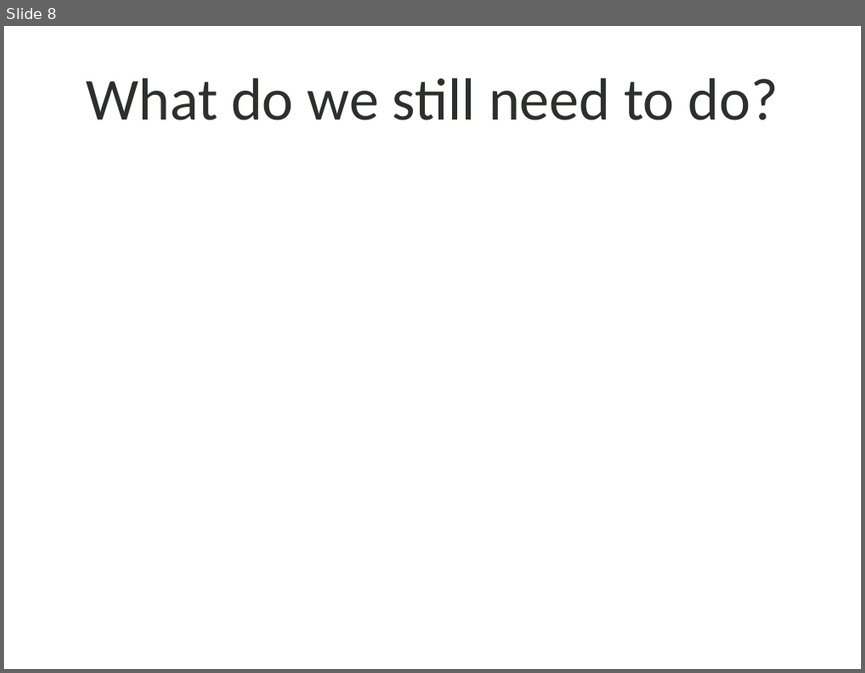
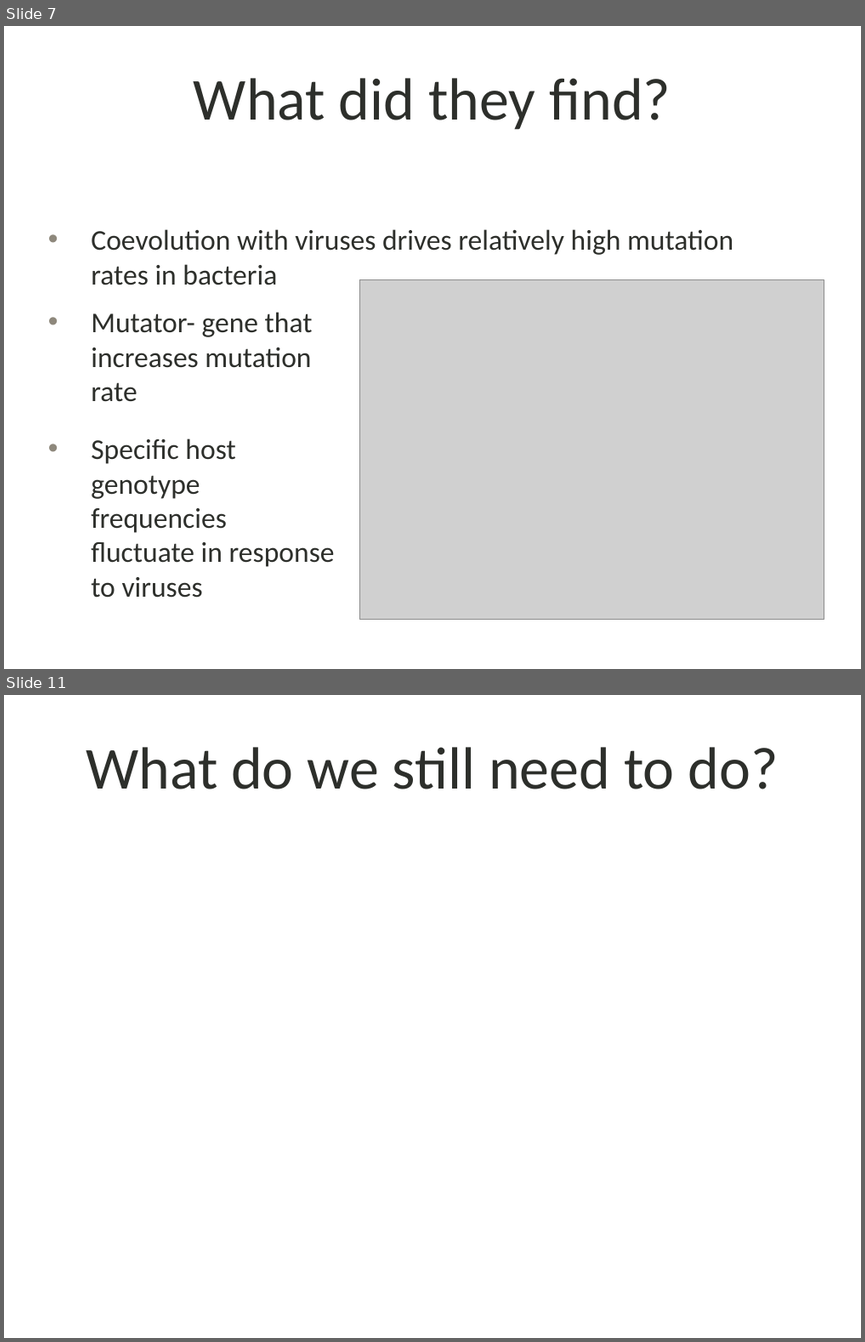
Before and after one commit to shankl/EvoComp_FinalProject, a slide deck: presentation.pptx. Shown one above the other, each under a label of ours: slide 8 before the commit, slides 7 and 11 after it; the slides between them are not shown. The pictures are 865x673 and 865x1342 pixels, drawn with LibreOffice and Linux fonts; fonts in the diff are those of the drawing; grey boxes stand for pictures; background and template pictures are left out. Boxes give left, top, right and bottom in pixels: in the first picture for what was removed or moved away, otherwise in the second. Text is boxed around its words. In the diff, an @@ line names an element or a change of style, - is before the commit and + after.

```diff
--- a/presentation.pptx
+++ b/presentation.pptx
@@ slide 7 added at (x1=4, y1=26, x2=861, y2=669), background picture (left out) @@
@@ title added at (x1=194, y1=78, x2=670, y2=130), 50 pt, text #2D2F2B @@
+What did they find?
@@ text added at (x1=91, y1=229, x2=733, y2=285), 24 pt, text #2D2F2B @@
+• Coevolution with viruses drives relatively high mutation rates in bacteria
@@ picture added at (x1=359, y1=279, x2=824, y2=619) @@
@@ text added at (x1=91, y1=312, x2=335, y2=597), 24 pt, text #2D2F2B @@
+• Mutator- gene that increases mutation rate
+• Specific host genotype frequencies fluctuate in response to viruses
@@ what was slide 8 is now slide 11 @@
```
Also in this commit, not shown: 7 slides changed, 2 other slides added.
